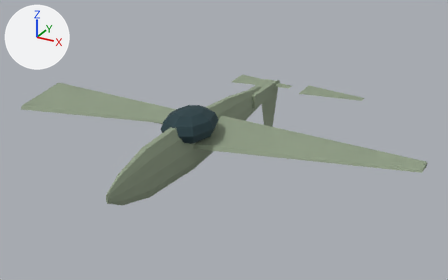
Two versions of the glTF model game/assets/units/typhoon.glb, one commit apart.
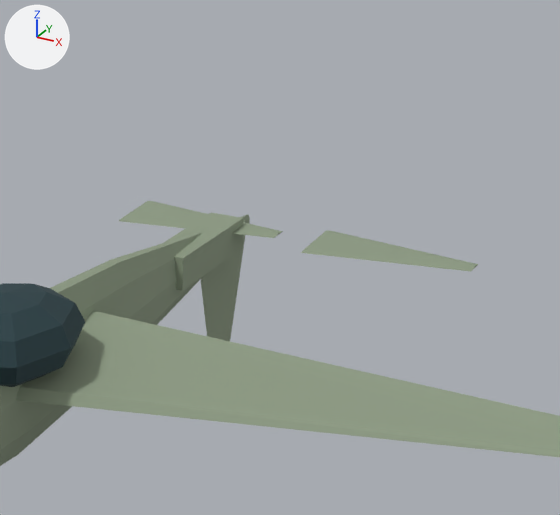
Each version appears first whole from a 50 mm camera at (8.46, -14.62, 8.64) aimed at (0.32, 0.19, 1.24), and next in a close-up on the part from 42% to 88% of the width and 0% to 68% of the height. The lights are fixed; the arrows at upper left show +X, +Y and +Z. The older version's two pictures come first. Where no turn or scale is listed for an object, it has been applied to the vertices.

In view in the first close-up: 'Cockpit', 'Elevator_L', 'Elevator_R', 'Fuselage', 'Rudder', 'TailBoom', 'Wing_R'.
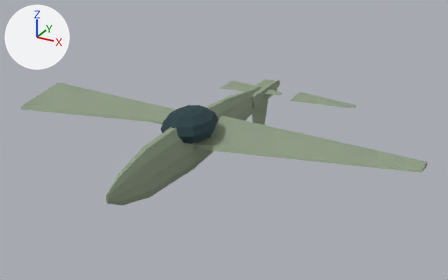
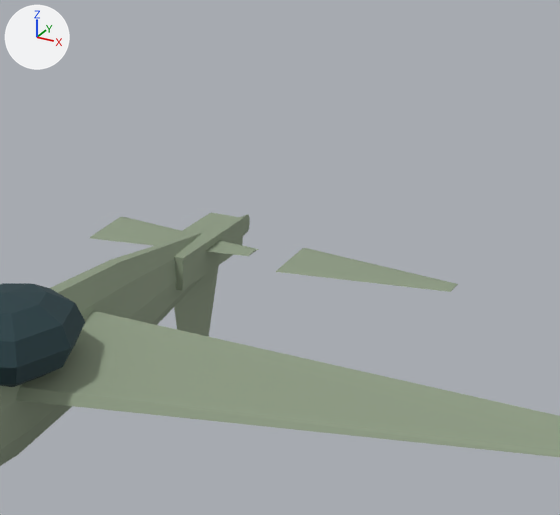
Location of each change, (x1, y1, x2, y2) in pixels of the close-ups (560 x 515 px):
'Elevator_R', moved: before (301, 230, 478, 272); after (276, 248, 458, 292)
'Elevator_L', moved: before (119, 201, 283, 238); after (90, 217, 258, 256)
'Rudder', moved: before (201, 218, 247, 341); after (174, 265, 219, 337)

The change in detail:
Object 'Elevator_L' (ob_elevator_l) moves from (-1.27, 4.07, 1.79) to (-1.27, 3.3, 1.79).
Object 'Elevator_R' (ob_elevator_r) moves from (1.27, 4.07, 1.79) to (1.27, 3.3, 1.79).
Object 'Rudder' (ob_rudder) moves from (0.0, 4.07, 1.7) to (0.0, 3.3, 1.7).
